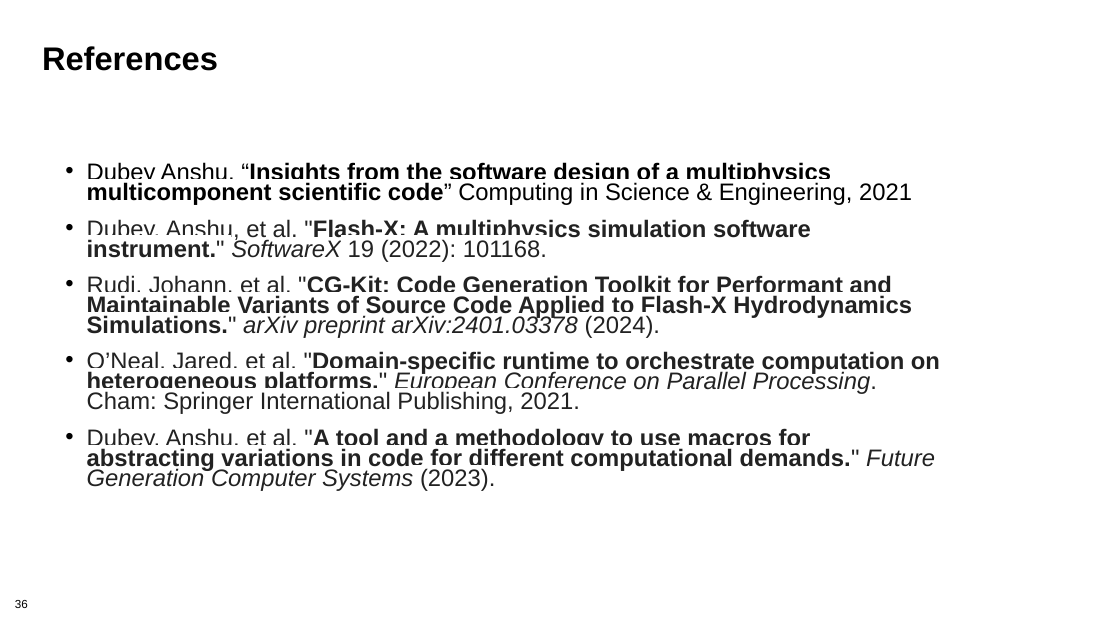
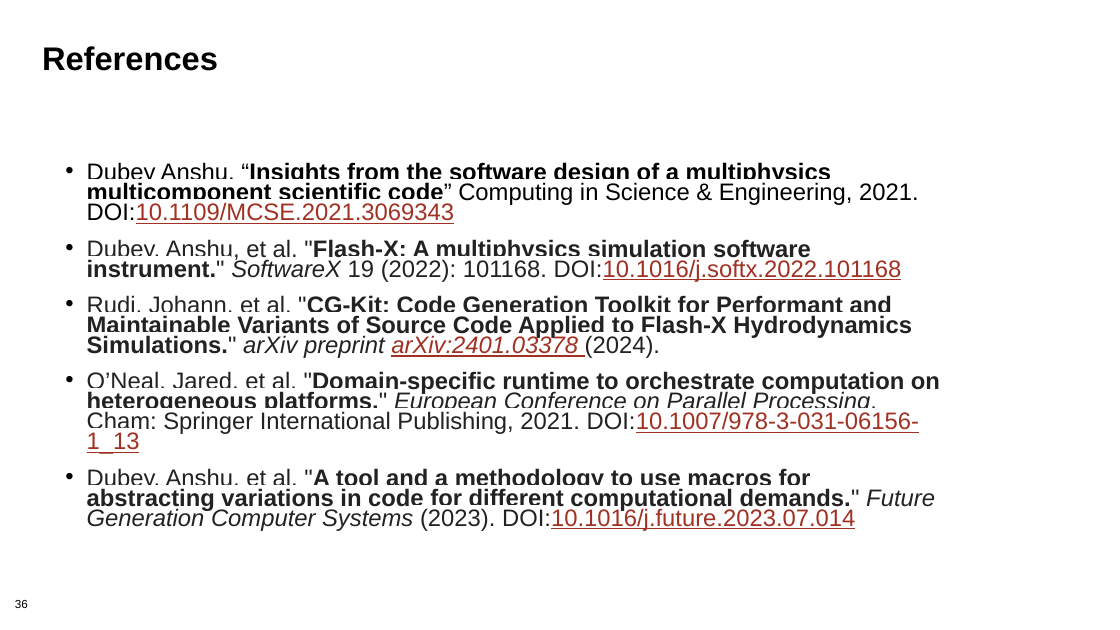
Before and after one commit to bssw-tutorial/presentations, a slide deck: slide 36 of design.pptx. Drawn at 1120x630 pixels with LibreOffice and Linux fonts; fonts in the diff are those of the drawing. Boxes give left, top, right and bottom in pixels: in the first picture for what was removed or moved away, otherwise in the second. Text is boxed around its words. In the diff, an @@ line names an element or a change of style, - is before the commit and + after.

Commit message:
Add DOIs and links to references

```diff
--- a/design.pptx
+++ b/design.pptx
@@ text at <box>87,162,919,282</box>: text changed; bold off @@
-• Dubey Anshu, “Insights from the software design of a multiphysics multicomponent scientific code” Computing in Science & Engineering, 2021
-• Dubey, Anshu, et al. "Flash-X: A multiphysics simulation software instrument." SoftwareX 19 (2022): 101168.
+• Dubey Anshu, “Insights from the software design of a multiphysics multicomponent scientific code” Computing in Science & Engineering, 2021. DOI:10.1109/MCSE.2021.3069343
+• Dubey, Anshu, et al. "Flash-X: A multiphysics simulation software instrument." SoftwareX 19 (2022): 101168. DOI:10.1016/j.softx.2022.101168
@@ text at <box>87,295,912,358</box>: text colour #222222 to #A03123, underline on in "arXiv:2401.03378" @@
@@ text at <box>87,371,940,531</box>: text changed; bold off @@
-• O’Neal, Jared, et al. "Domain-specific runtime to orchestrate computation on heterogeneous platforms." European Conference on Parallel Processing. Cham: Springer International Publishing, 2021.
-• Dubey, Anshu, et al. "A tool and a methodology to use macros for abstracting variations in code for different computational demands." Future Generation Computer Systems (2023).
+• O’Neal, Jared, et al. "Domain-specific runtime to orchestrate computation on heterogeneous platforms." European Conference on Parallel Processing. Cham: Springer International Publishing, 2021. DOI:10.1007/978-3-031-06156-1_13
+• Dubey, Anshu, et al. "A tool and a methodology to use macros for abstracting variations in code for different computational demands." Future Generation Computer Systems (2023). DOI:10.1016/j.future.2023.07.014
```
